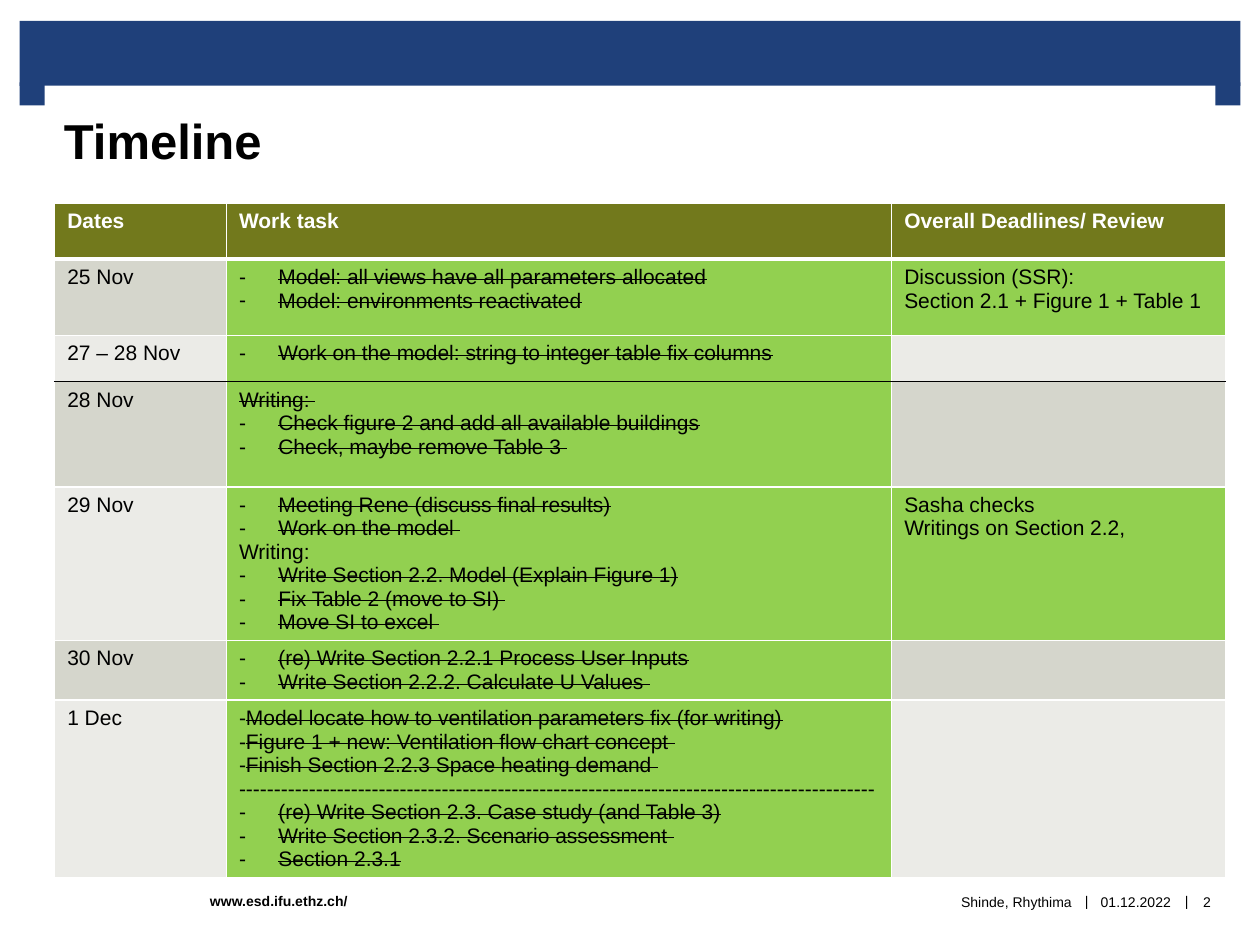
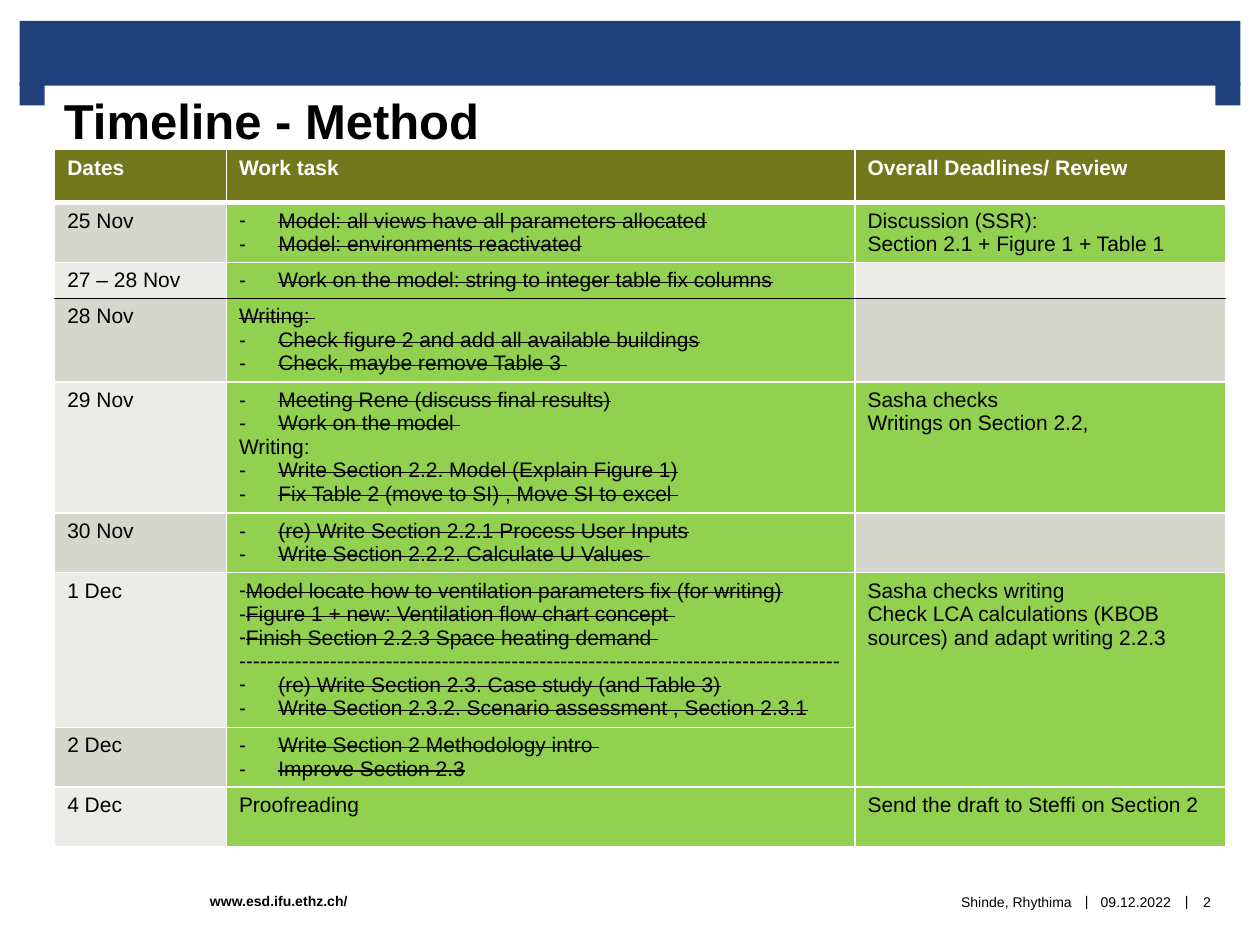
Before and after one commit to rhythimashinde/building-model, a slide deck: slide 2 of final/Discussion_paper.pptx. Drawn at 1260x945 pixels with LibreOffice and Linux fonts; fonts in the diff are those of the drawing; background and template pictures are left out. Boxes give left, top, right and bottom in pixels: in the first picture for what was removed or moved away, otherwise in the second. Text is boxed around its words. In the diff, an @@ line names an element or a change of style, - is before the commit and + after.

```diff
--- a/final/Discussion_paper.pptx
+++ b/final/Discussion_paper.pptx
@@ title "Timeline - Method": place and size @@
-title "Timeline - Method" at box(44, 86, 1215, 170)
+title "Timeline - Method" at box(44, 86, 1215, 150)
@@ title at box(64, 103, 479, 140): text changed @@
-Timeline
+Timeline - Method
@@ table at box(54, 150, 1225, 879) @@
-row 5, column 2: Meeting Rene (discuss final results) / Work on the model / Writing: / Write Section 2.2. Model (Explain Figure 1) / Fix Table 2 (move to SI) / Move SI to excel
+row 5, column 2: Meeting Rene (discuss final results) / Work on the model / Writing: / Write Section 2.2. Model (Explain Figure 1) / Fix Table 2 (move to SI) , Move SI to excel
-row 7: 1 Dec | Model locate how to ventilation parameters fix (for writing) / Figure 1 + new: Ventilation flow chart concept / Finish Section 2.2.3 Space heating demand / ------------------------------------------------------------------------------------------- / (re) Write Section 2.3. Case study (and Table 3) / Write Section 2.3.2. Scenario assessment / Section 2.3.1 | 
+row 7: 1 Dec | Model locate how to ventilation parameters fix (for writing) / Figure 1 + new: Ventilation flow chart concept / Finish Section 2.2.3 Space heating demand / -------------------------------------------------------------------------------------- / (re) Write Section 2.3. Case study (and Table 3) / Write Section 2.3.2. Scenario assessment , Section 2.3.1 | Sasha checks writing / Check LCA calculations (KBOB sources) and adapt writing 2.2.3
+row 8: 2 Dec | Write Section 2 Methodology intro / Improve Section 2.3 | 
+row 9: 4 Dec | Proofreading | Send the draft to Steffi on Section 2
@@ table: place and size @@
-table at box(54, 203, 1225, 902)
+table at box(54, 150, 1225, 879)
@@ text at box(1101, 897, 1171, 907): text changed @@
-01.12.2022
+09.12.2022
```
Also in this commit, not shown: 10 other slides changed, 5 slides added, 2 other files.
